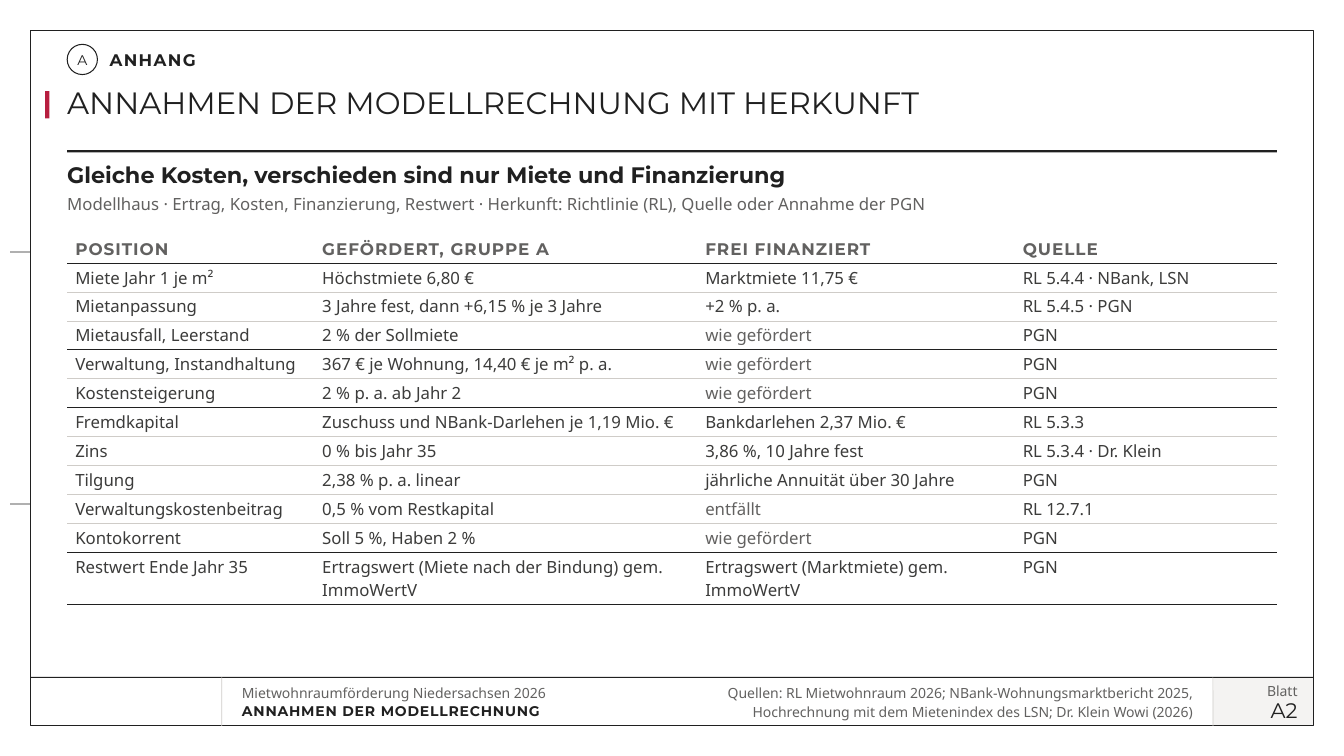
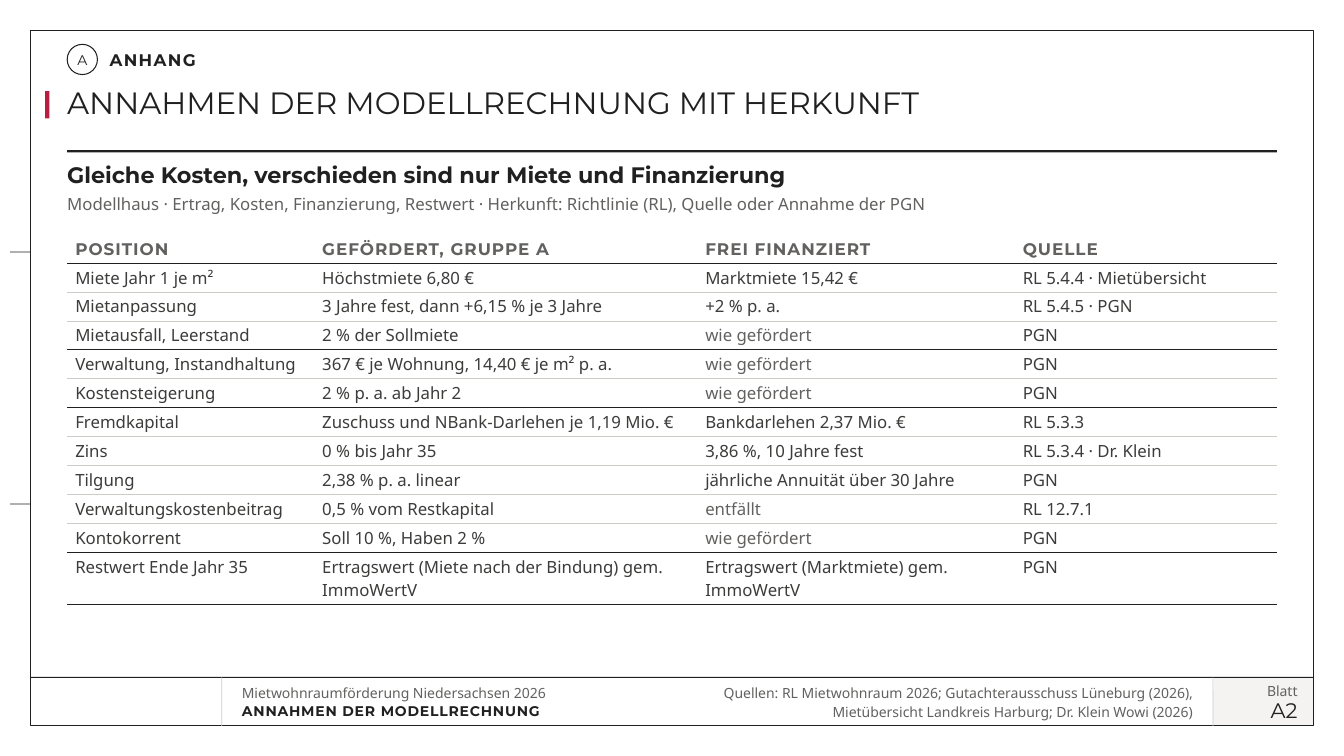
Before and after one commit to vgedaschko/NBank, a slide deck: slide 31 of praesentation/dist/PGN-Mietwohnraumfoerderung-Niedersachsen-2026-Vortrag.pptx. Drawn at 1344x756 pixels with LibreOffice and Linux fonts; fonts in the diff are those of the drawing; background and template pictures are left out. Boxes give left, top, right and bottom in pixels: in the first picture for what was removed or moved away, otherwise in the second. Text is boxed around its words. In the diff, an @@ line names an element or a change of style, - is before the commit and + after.

```diff
--- a/praesentation/dist/PGN-Mietwohnraumfoerderung-Niedersachsen-2026-Vortrag.pptx
+++ b/praesentation/dist/PGN-Mietwohnraumfoerderung-Niedersachsen-2026-Vortrag.pptx
@@ table at [68,230,1277,600] @@
-row 2, column 3: Marktmiete 11,75 €
+row 2, column 3: Marktmiete 15,42 €
-row 2, column 4: RL 5.4.4 · NBank, LSN
+row 2, column 4: RL 5.4.4 · Mietübersicht
-row 11, column 2: Soll 5 %, Haben 2 %
+row 11, column 2: Soll 10 %, Haben 2 %
@@ text at [724,687,1193,721]: text changed @@
-Quellen: RL Mietwohnraum 2026; NBank-Wohnungsmarktbericht 2025,
-Hochrechnung mit dem Mietenindex des LSN; Dr. Klein Wowi (2026)
+Quellen: RL Mietwohnraum 2026; Gutachterausschuss Lüneburg (2026),
+Mietübersicht Landkreis Harburg; Dr. Klein Wowi (2026)
```
Also in this commit, not shown: 6 other slides changed, 17 other files.
